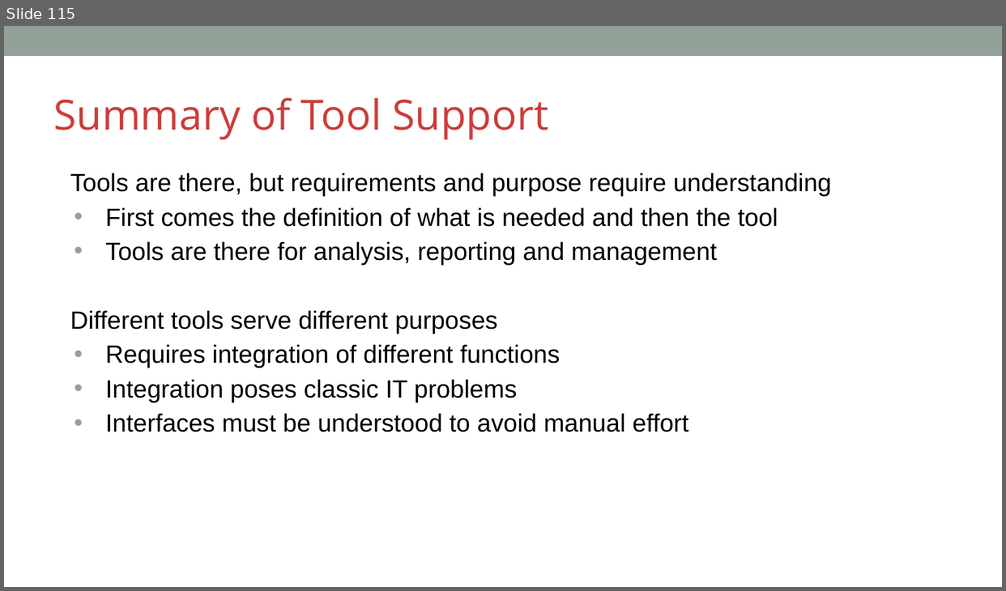
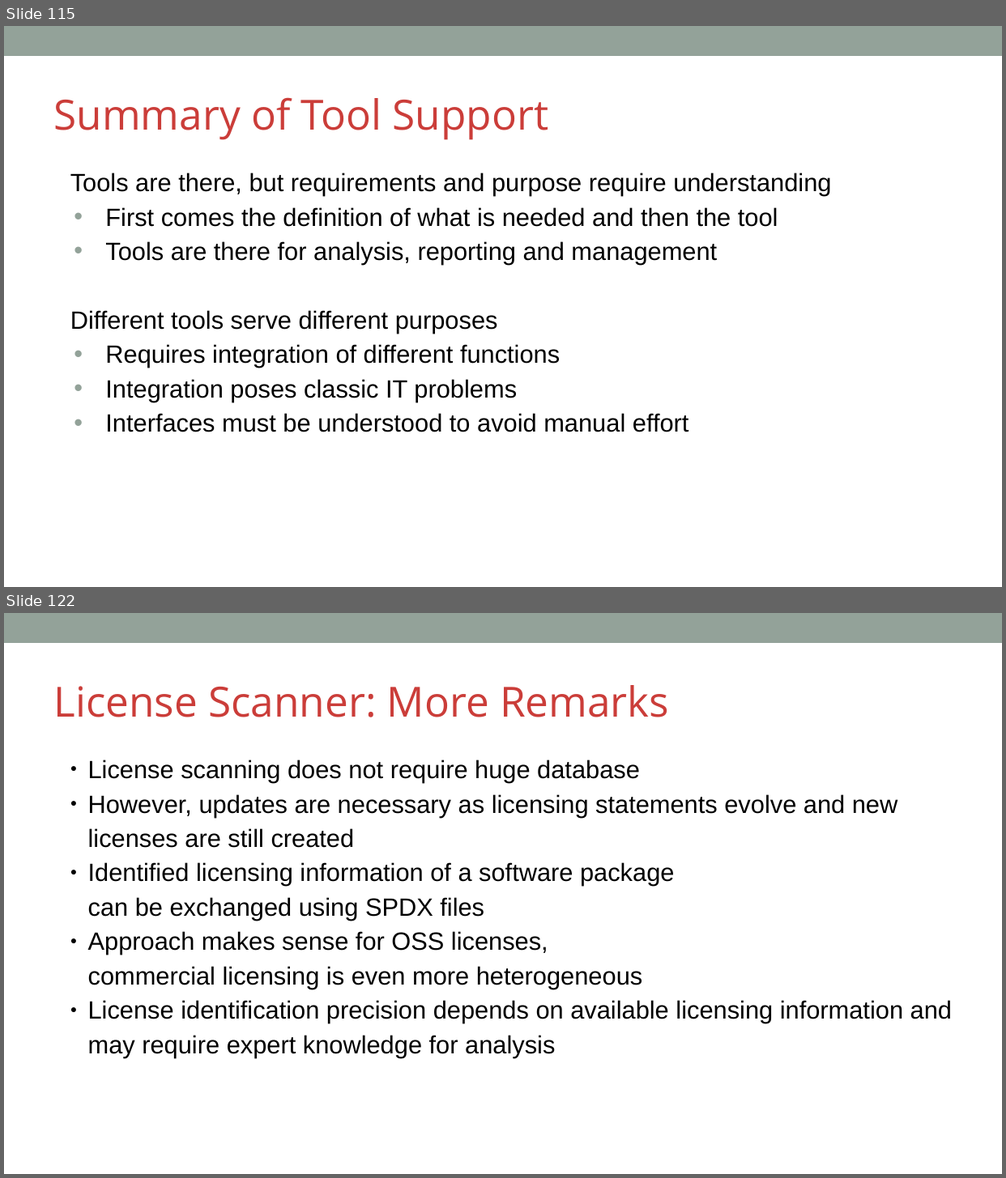
Before and after one commit to OpenChain-Project/Curriculum, a slide deck: slides/openchain-curriculum-for-1-1.pptx. Shown one above the other, each under a label of ours: slide 115 before the commit, slides 115 and 122 after it; the slides between them are not shown. The pictures are 1006x591 and 1006x1178 pixels, drawn with LibreOffice and Linux fonts; fonts in the diff are those of the drawing; background and template pictures are left out. Boxes give left, top, right and bottom in pixels: in the first picture for what was removed or moved away, otherwise in the second. Text is boxed around its words. In the diff, an @@ line names an element or a change of style, - is before the commit and + after.

Commit message:
slides(chapter10) adding new content about tooling types as text and odp, pdf, pptx

```diff
--- a/slides/openchain-curriculum-for-1-1.pptx
+++ b/slides/openchain-curriculum-for-1-1.pptx
@@ slide 122 added at box(4, 613, 1002, 1174), background #FFFFFF; not listed: 1 template element that a slide beside it also shows @@
@@ text added at box(54, 685, 669, 717), 40 pt, text #CB3D39 @@
+License Scanner: More Remarks
@@ text added at box(88, 760, 952, 1059), 24 pt, text #000000 @@
+● License scanning does not require huge database
+● However, updates are necessary as licensing statements evolve and new licenses are still created
+● Identified licensing information of a software package
+  can be exchanged using SPDX files
+● Approach makes sense for OSS licenses,
+  commercial licensing is even more heterogeneous
+● License identification precision depends on available licensing information and may require expert knowledge for analysis
```
Also in this commit, not shown: 7 slides changed, 31 other slides added, 4 other files.
